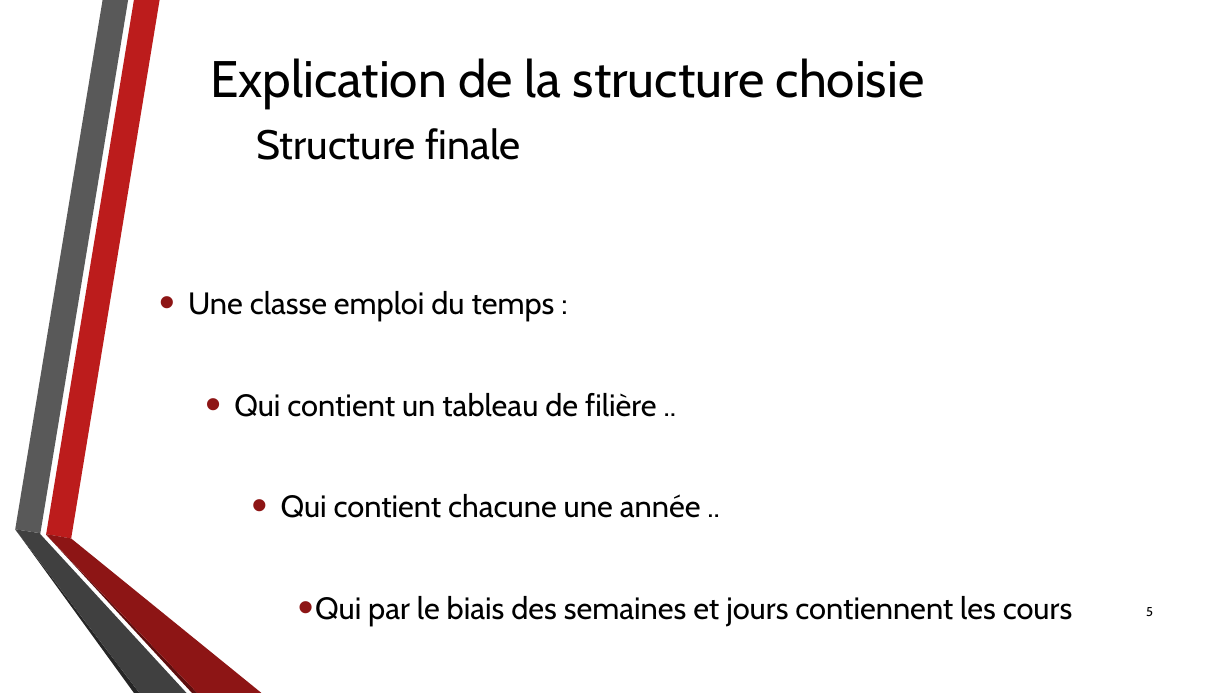
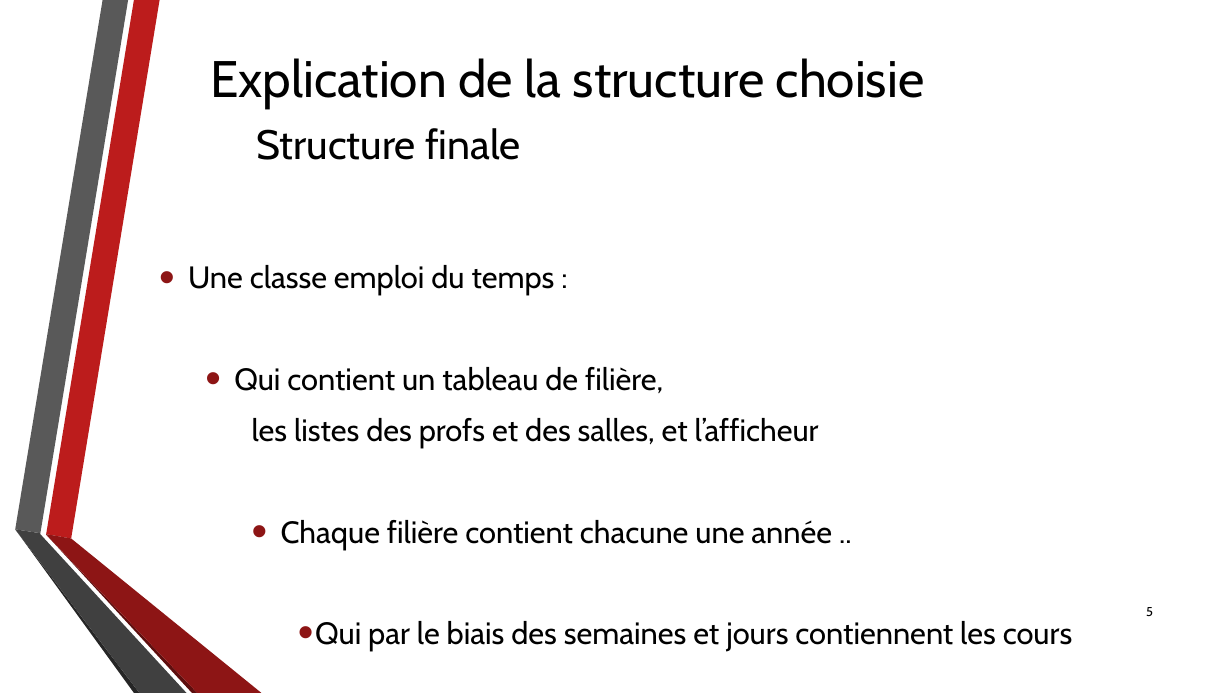
Before and after one commit to DanielLeThug/CalendrierCpp, a slide deck: slide 5 of Divers/PrésentationQDP.pptx. Drawn at 1232x693 pixels with LibreOffice and Linux fonts; fonts in the diff are those of the drawing; background and template pictures are left out. Boxes give left, top, right and bottom in pixels: in the first picture for what was removed or moved away, otherwise in the second. Text is boxed around its words. In the diff, an @@ line names an element or a change of style, - is before the commit and + after.

```diff
--- a/Divers/PrésentationQDP.pptx
+++ b/Divers/PrésentationQDP.pptx
@@ text at (234, 367, 832, 549): text changed @@
-  • Qui contient un tableau de filière ..
-    • Qui contient chacune une année ..
+  • Qui contient un tableau de filière,
+  les listes des profs et des salles, et l’afficheur
+    • Chaque filière contient chacune une année ..
```
Also in this commit, not shown: 4 other slides changed, 1 slide added.
